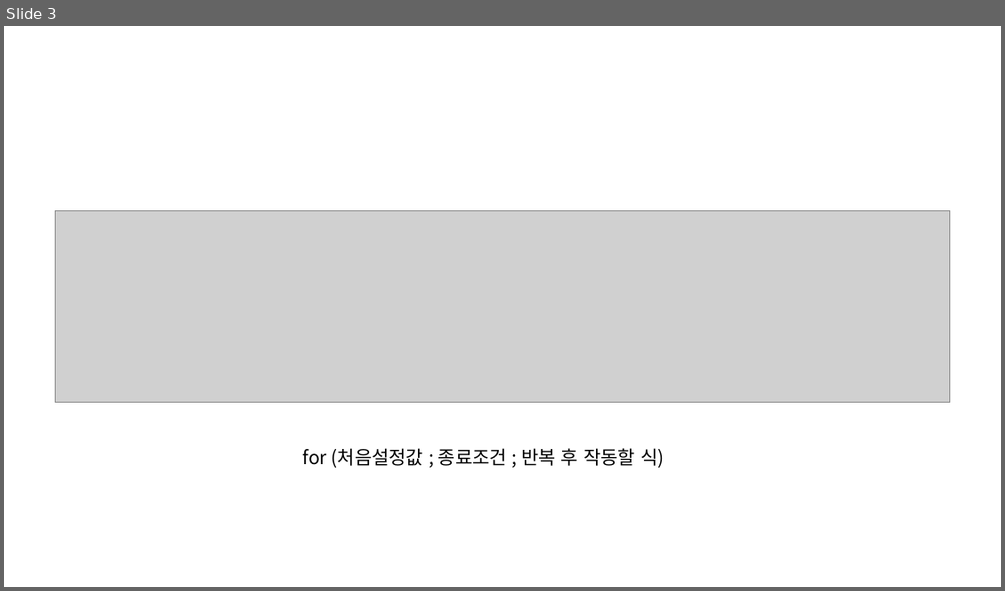
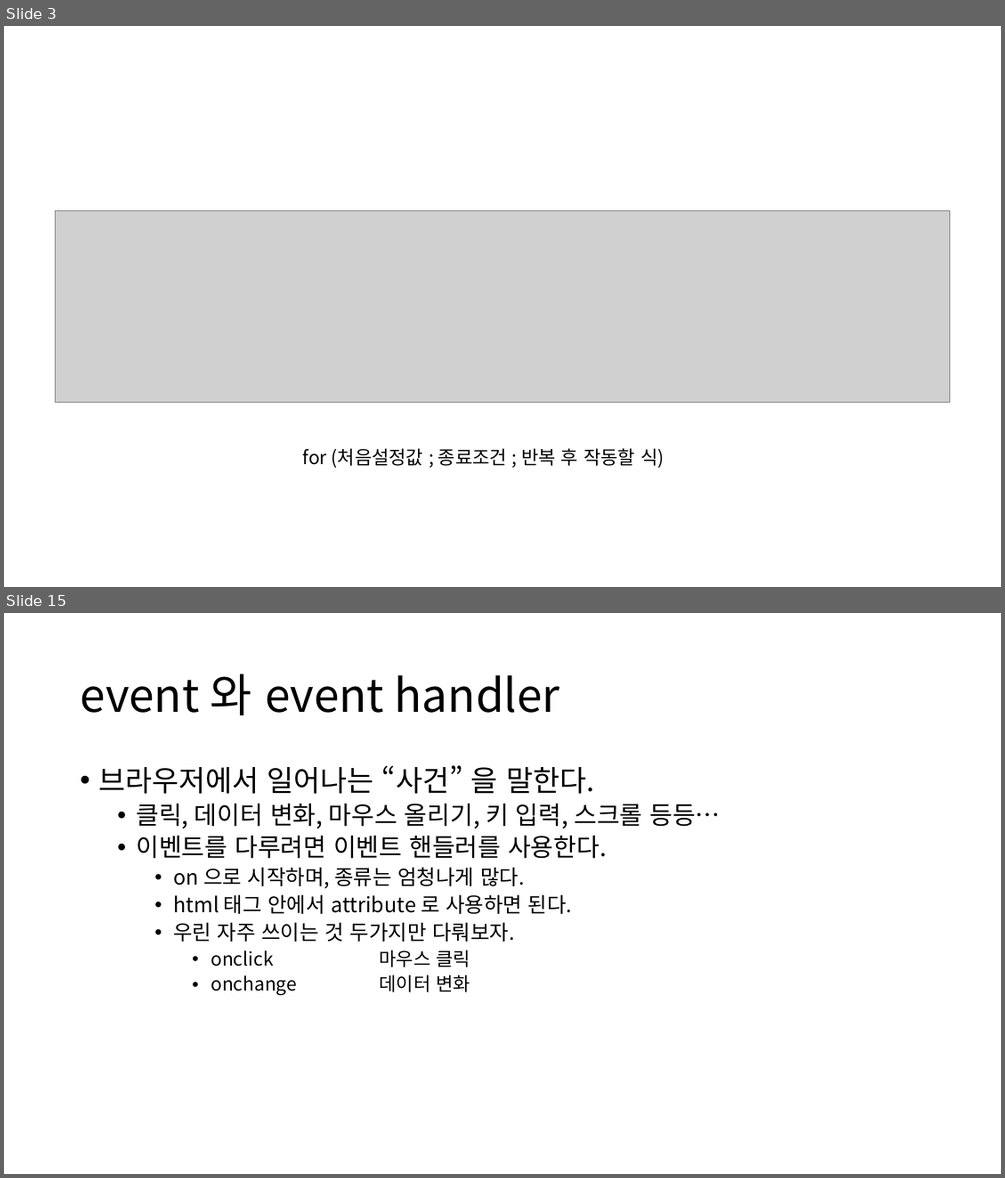
Before and after one commit to GNUCSAssistants/2021webprogramming, a slide deck: 수업/8. JavaScript (4)/PPT/JavaScript(4).pptx. Shown one above the other, each under a label of ours: slide 3 before the commit, slides 3 and 15 after it; the slides between them are not shown. The pictures are 1005x591 and 1005x1178 pixels, drawn with LibreOffice and Linux fonts; fonts in the diff are those of the drawing; grey boxes stand for pictures. Boxes give left, top, right and bottom in pixels: in the first picture for what was removed or moved away, otherwise in the second. Text is boxed around its words. In the diff, an @@ line names an element or a change of style, - is before the commit and + after.

```diff
--- a/수업/8. JavaScript (4)/PPT/JavaScript(4).pptx
+++ b/수업/8. JavaScript (4)/PPT/JavaScript(4).pptx
@@ slide 15 added at bbox=[4, 613, 1001, 1174], background #FFFFFF @@
@@ title added at bbox=[80, 674, 560, 715], 44 pt, text #000000 @@
+event 와 event handler
@@ text added at bbox=[98, 765, 720, 992], 20 pt, text #000000 @@
+• 브라우저에서 일어나는 “사건” 을 말한다.
+  • 클릭, 데이터 변화, 마우스 올리기, 키 입력, 스크롤 등등…
+  • 이벤트를 다루려면 이벤트 핸들러를 사용한다.
+    • on 으로 시작하며, 종류는 엄청나게 많다.
+    • html 태그 안에서 attribute 로 사용하면 된다.
+    • 우린 자주 쓰이는 것 두가지만 다뤄보자.
+      • onclick 마우스 클릭
+      • onchange 데이터 변화
```
Also in this commit, not shown: 2 slides changed, 23 other slides added, 25 other files.
